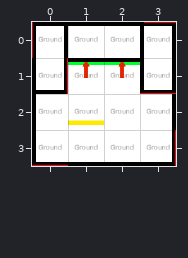
Tiled map, stored at CassiopeeUnity/Assets/Worlds/Cassiopee/Data/Level2Room1.tmx. Above, as it was before the edit.
Cells are 50x50 px. Shown: x 0..3, y 0..3.
After:
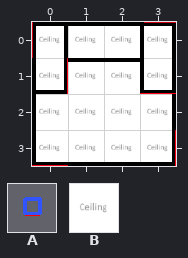
Key: from "Deco": A 6 "object"; from "Master": B 2 "/Base/Ceiling".
_ is an empty cell, . an unchanged one.
Objects are placed by their top-left corner, in cells (3,4 is the top-left corner of cell 3,4); size is 1x1 cell unless given.
Tiles of an added or newly shown layer are drawn over the layers below it.
The edit:
--- layer "Floor 0/Objects" (now shown)
+A "Vent" at 1,1
--- layer "Floor 0/Ceiling" (now shown)
@@ x 0..3 @@
-0 ____
-1 ____
-2 ____
-3 ____
+0 BBBB
+1 BBBB
+2 BBBB
+3 BBBB
